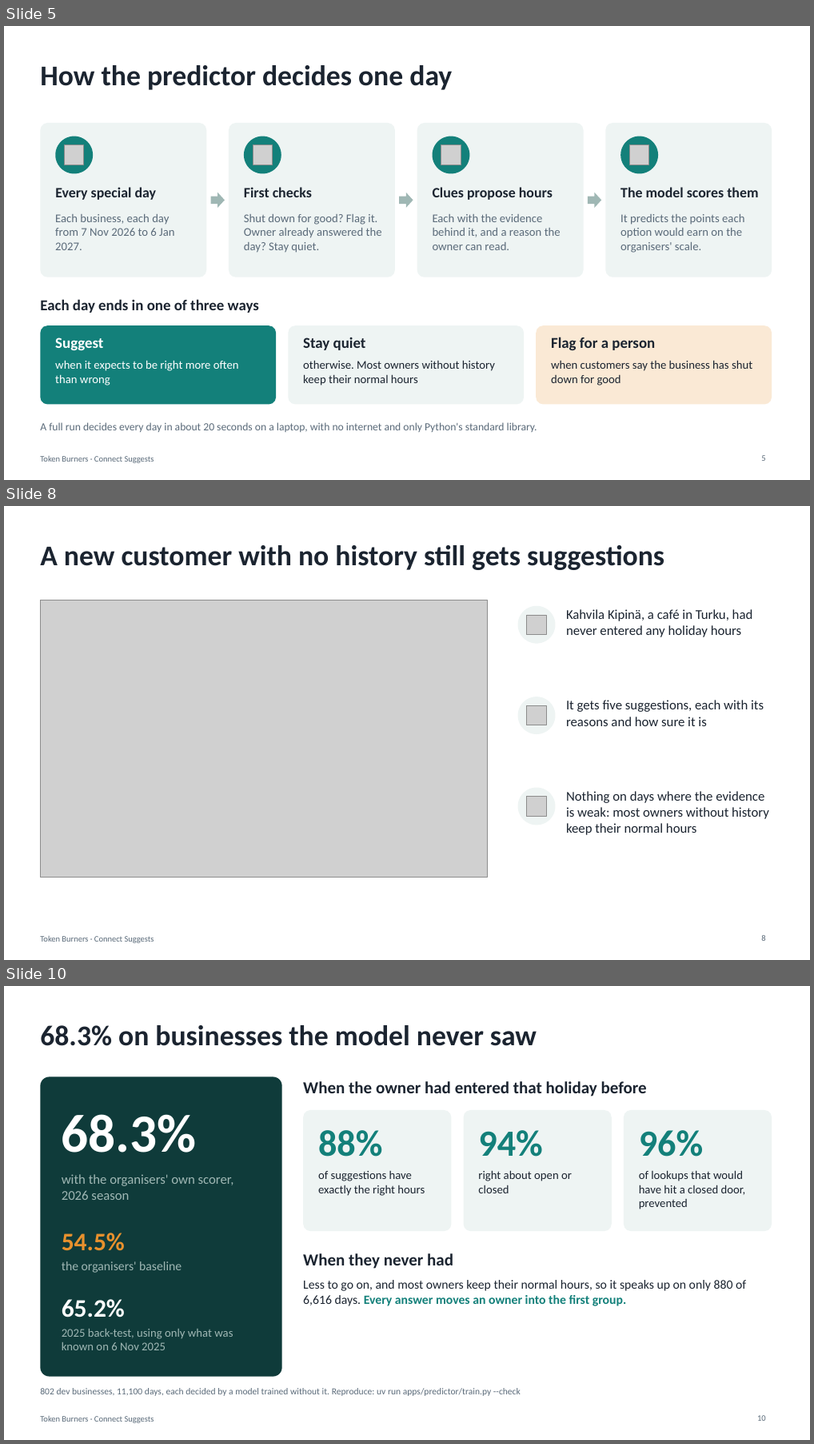
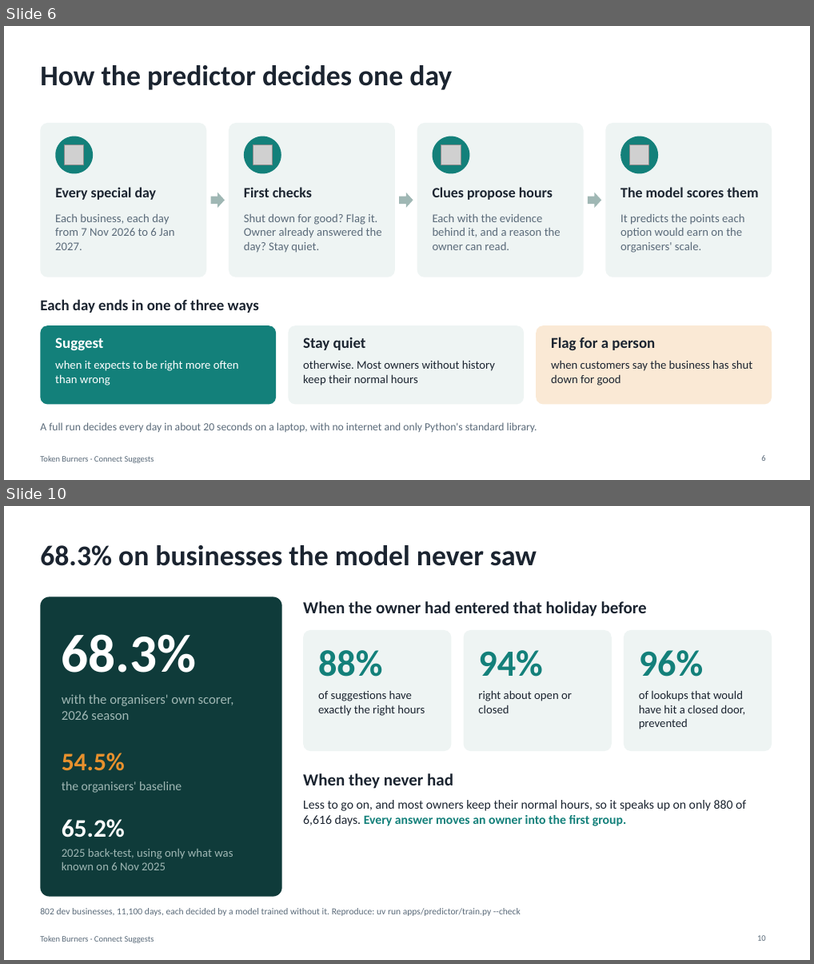
Before and after one commit to ptchtrns/fonecta-since-ai, a slide deck: docs/token-burners-connect-suggests.pptx. Shown one above the other, each under a label of ours: slides 5, 8 and 10 before the commit, slides 6 and 10 after it; the slides between them are not shown. The pictures are 814x1444 and 814x964 pixels, drawn with LibreOffice and Linux fonts; fonts in the diff are those of the drawing; grey boxes stand for pictures. Boxes give left, top, right and bottom in pixels: in the first picture for what was removed or moved away, otherwise in the second. Text is boxed around its words. In the diff, an @@ line names an element or a change of style, - is before the commit and + after.

Commit message:
Add the copilot to the demo video, and explain the gradient-boosted decider
- Demo video (2:38): the owner asks the Connecta AI copilot in Finnish to change Saturday's hours and gets a preview that changes nothing until she confirms
- README: the demo video is linked again, and a new section explains how the gradient-boosted trees decide and why they work
- Deck: a copilot slide and a slide on the gradient-boosted model; still 14 slides, with no history and learning merged into one

```diff
--- a/docs/token-burners-connect-suggests.pptx
+++ b/docs/token-burners-connect-suggests.pptx
@@ slide 8 removed at (4,506,810,960), background #FFFFFF; not listed: 1 template element that a slide beside it also shows @@
@@ title removed at (40,545,665,570) @@
-A new customer with no history still gets suggestions
@@ picture removed at (40,600,488,877) @@
@@ ellipse removed at (518,606,556,644) @@
@@ picture removed at (527,615,546,634) @@
@@ text removed at (566,609,754,637) @@
-Kahvila Kipinä, a café in Turku, had never entered any holiday hours
@@ ellipse removed at (518,696,556,734) @@
@@ picture removed at (527,706,546,725) @@
@@ text removed at (566,700,764,726) @@
-It gets five suggestions, each with its reasons and how sure it is
@@ ellipse removed at (518,788,556,825) @@
@@ text removed at (566,791,770,835) @@
-Nothing on days where the evidence is weak: most owners without history keep their normal hours
@@ picture removed at (527,796,546,816) @@
@@ page number removed at (762,935,766,940) @@
-8
@@ what was slide 5 is now slide 6 @@
```
Also in this commit, not shown: 2 slides changed, 2 slides added, 1 other slide removed, 3 other files.
